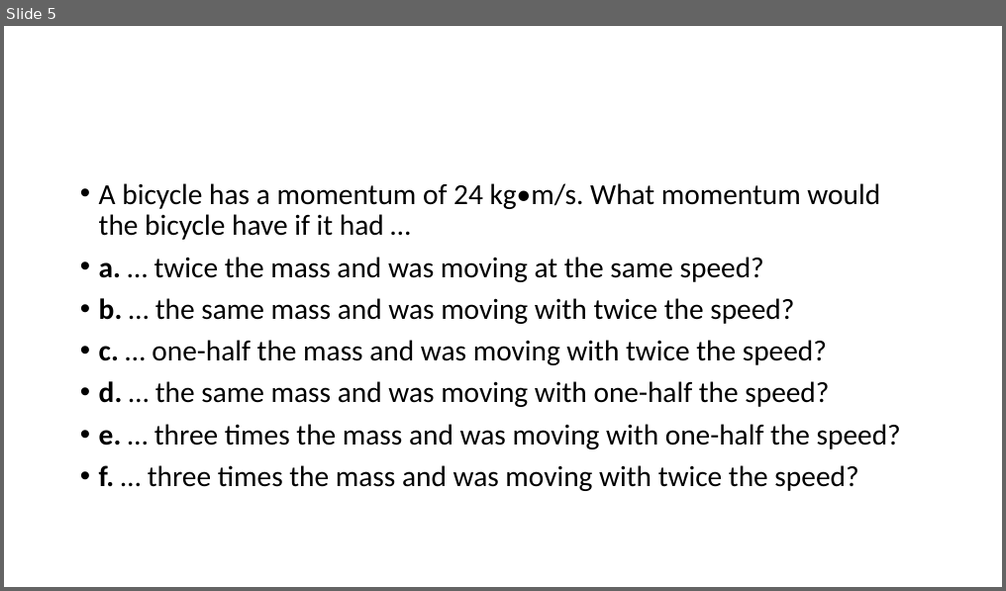
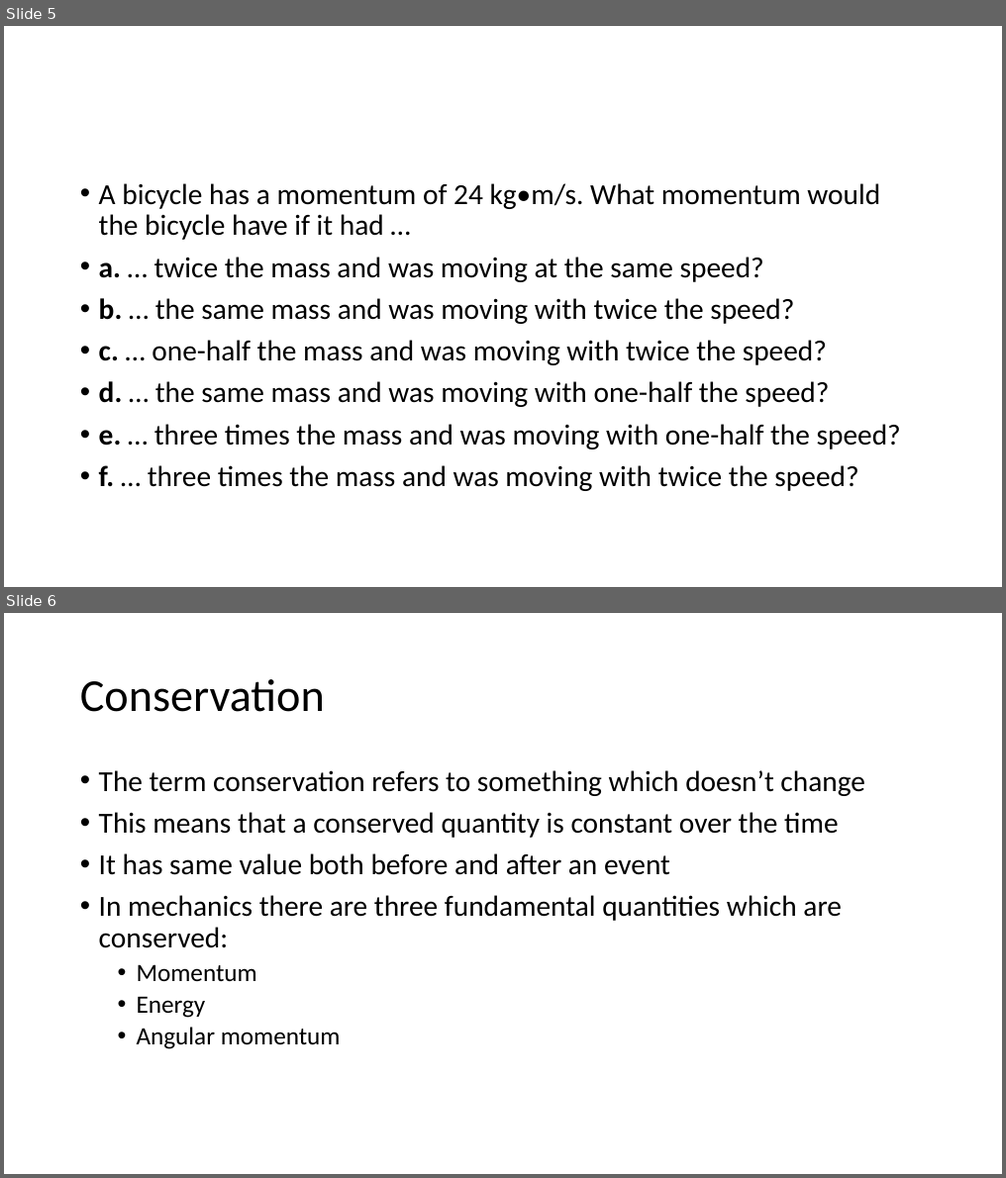
Before and after one commit to acsabai/acsabai.github.io, a slide deck: classes/Physics9ab/downloads/Momentum.pptx. Shown one above the other, each under a label of ours: slide 5 before the commit, slides 5 and 6 after it. The pictures are 1006x591 and 1006x1178 pixels, drawn with LibreOffice and Linux fonts; fonts in the diff are those of the drawing. Boxes give left, top, right and bottom in pixels: in the first picture for what was removed or moved away, otherwise in the second. Text is boxed around its words. In the diff, an @@ line names an element or a change of style, - is before the commit and + after.

```diff
--- a/classes/Physics9ab/downloads/Momentum.pptx
+++ b/classes/Physics9ab/downloads/Momentum.pptx
@@ slide 6 added at box(4, 613, 1002, 1174), background #FFFFFF @@
@@ title added at box(80, 679, 325, 712), 44 pt, text #000000 @@
+Conservation
@@ text added at box(99, 770, 865, 1050), 28 pt, text #000000 @@
+• The term conservation refers to something which doesn’t change
+• This means that a conserved quantity is constant over the time
+• It has same value both before and after an event
+• In mechanics there are three fundamental quantities which are conserved:
+  • Momentum
+  • Energy
+  • Angular momentum
```
Also in this commit, not shown: 1 slide changed, 7 other slides added, 2 slides removed.
